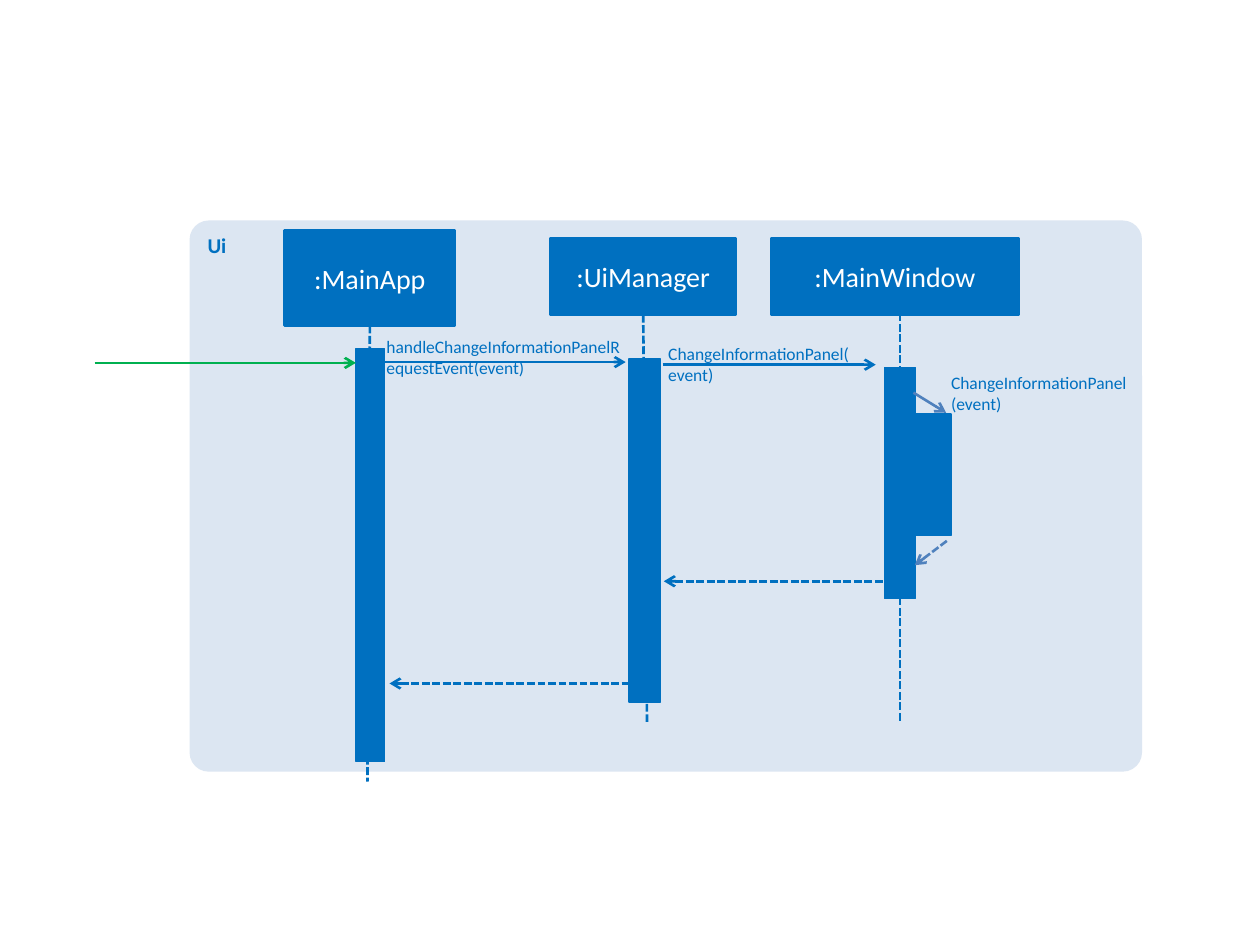
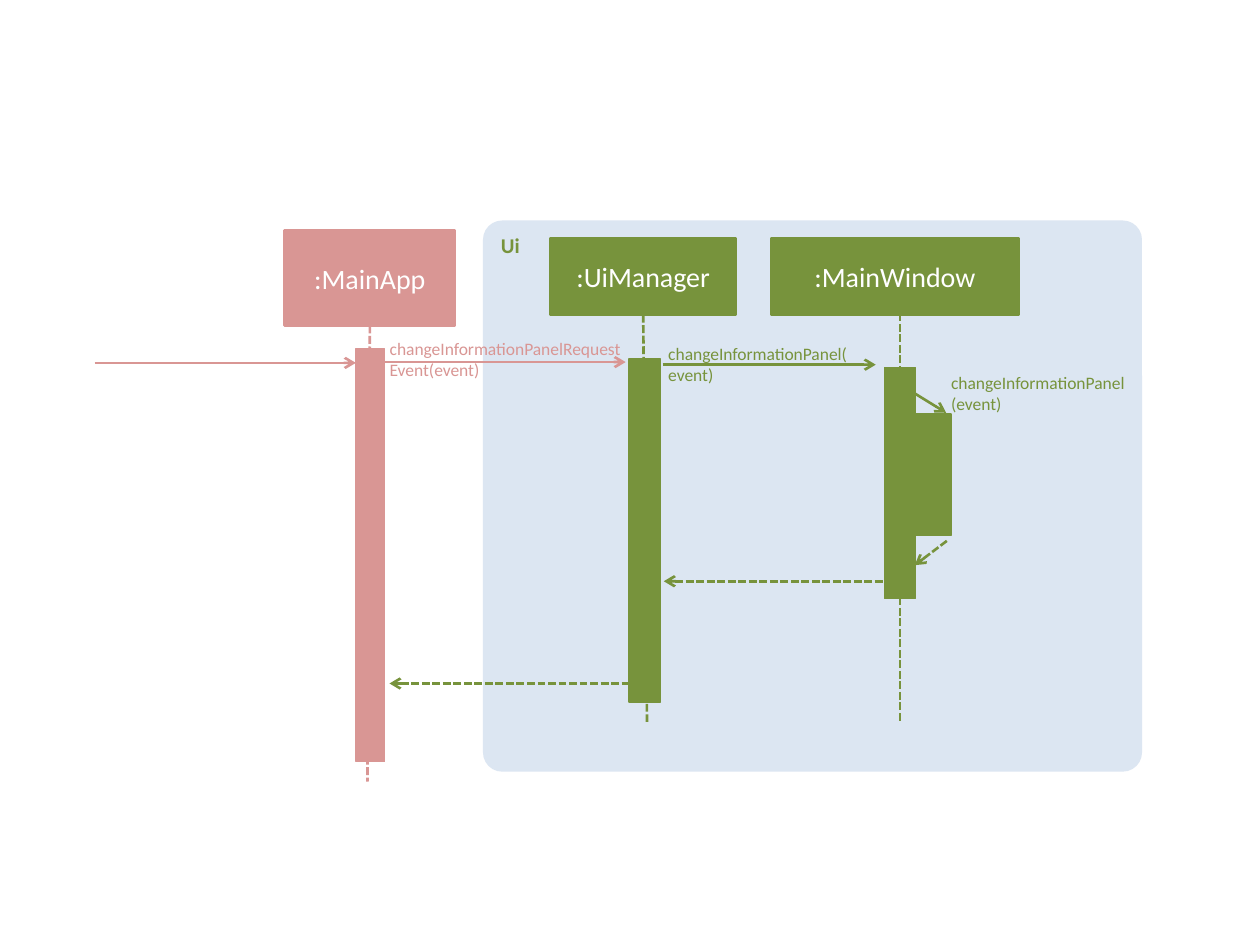
Before and after one commit to pwenzhe/addressbook-level4, a slide deck: slide 2 of docs/diagrams/UiComponentSequenceDiagram.pptx. Drawn at 1260x945 pixels with LibreOffice and Linux fonts; fonts in the diff are those of the drawing. Boxes give left, top, right and bottom in pixels: in the first picture for what was removed or moved away, otherwise in the second. Text is boxed around its words. In the diff, an @@ line names an element or a change of style, - is before the commit and + after.

```diff
--- a/docs/diagrams/UiComponentSequenceDiagram.pptx
+++ b/docs/diagrams/UiComponentSequenceDiagram.pptx
@@ rectangle ":MainApp" at box(285, 231, 455, 326): fill #0070C0 to #D99694; outline #0070C0 1.5 pt to #D99694 1.5 pt @@
@@ rounded rectangle "Ui": place and size @@
-rounded rectangle "Ui" at box(189, 220, 1142, 771)
+rounded rectangle "Ui" at box(483, 220, 1142, 771)
@@ rounded rectangle "Ui" at box(483, 220, 1142, 771): text colour #0070C0 to #77933C @@
@@ rectangle ":UiManager" at box(551, 238, 737, 315): fill #0070C0 to #77933C; outline #0070C0 1.5 pt to #77933C 1.5 pt @@
@@ rectangle ":MainWindow" at box(771, 238, 1019, 314): fill #0070C0 to #77933C; outline #0070C0 1.5 pt to #77933C 1.5 pt @@
@@ line (370, 325) - (368, 781): stroke #0070C0 1.5 pt dashed to #D99694 1.5 pt dashed @@
@@ line (643, 315) - (648, 722): stroke #0070C0 1.5 pt dashed to #77933C 1.5 pt dashed @@
@@ line (900, 314) - (900, 722): stroke #0070C0 1.5 pt dashed to #77933C 1.5 pt dashed @@
@@ rectangle at box(355, 349, 384, 762): fill #0070C0 to #D99694; outline #0070C0 0.75 pt to #D99694 0.75 pt @@
@@ text at box(668, 347, 847, 383): text changed; text colour #0070C0 to #77933C @@
-ChangeInformationPanel(event)
+changeInformationPanel(event)
@@ arrow (94, 363) - (355, 363): stroke #00B050 1.5 pt to #D99694 1.5 pt @@
@@ arrow (382, 362) - (626, 362): stroke #0070C0 1.5 pt to #D99694 1.5 pt @@
@@ text at box(390, 362, 480, 378): text changed; text colour #0070C0 to #D99694 @@
-handleChangeInformationPanelRequestEvent(event)
+changeInformationPanelRequestEvent(event)
@@ arrow (663, 364) - (876, 364): stroke #0070C0 1.5 pt to #77933C 1.5 pt @@
@@ text at box(951, 377, 1124, 414): text changed; text colour #0070C0 to #77933C @@
-ChangeInformationPanel (event)
+changeInformationPanel (event)
@@ fill #0070C0 to #77933C; outline #0070C0 0.75 pt to #77933C 0.75 pt in 3 elements at box(629, 359, 660, 702), box(885, 368, 916, 598), box(908, 415, 950, 536) @@
@@ arrow (914, 393) - (946, 413): stroke #4F81BD 1.5 pt to #77933C 1.5 pt @@
@@ arrow (915, 566) - (949, 539): stroke #4F81BD 1.5 pt dashed to #77933C 1.5 pt dashed @@
@@ arrow (664, 581) - (888, 581): stroke #0070C0 1.5 pt dashed to #77933C 1.5 pt dashed @@
@@ arrow (389, 683) - (630, 683): stroke #0070C0 1.5 pt dashed to #77933C 1.5 pt dashed @@
```
Also in this commit, not shown: 1 other slide changed, 8 other files.
